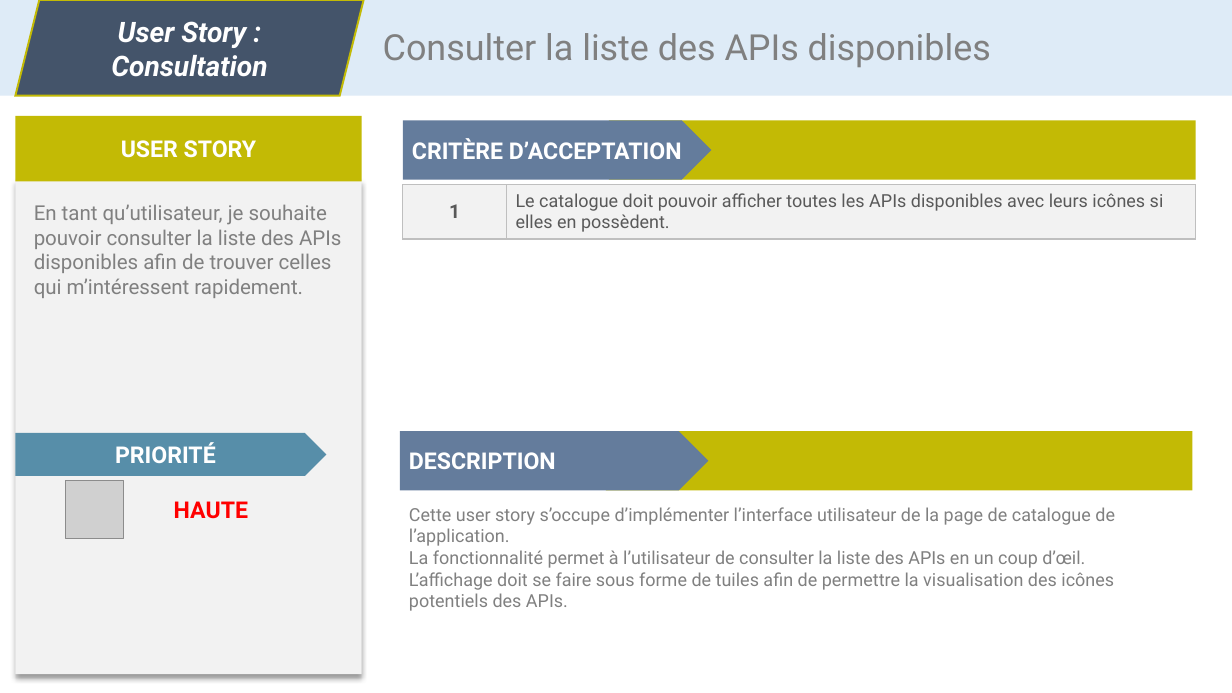
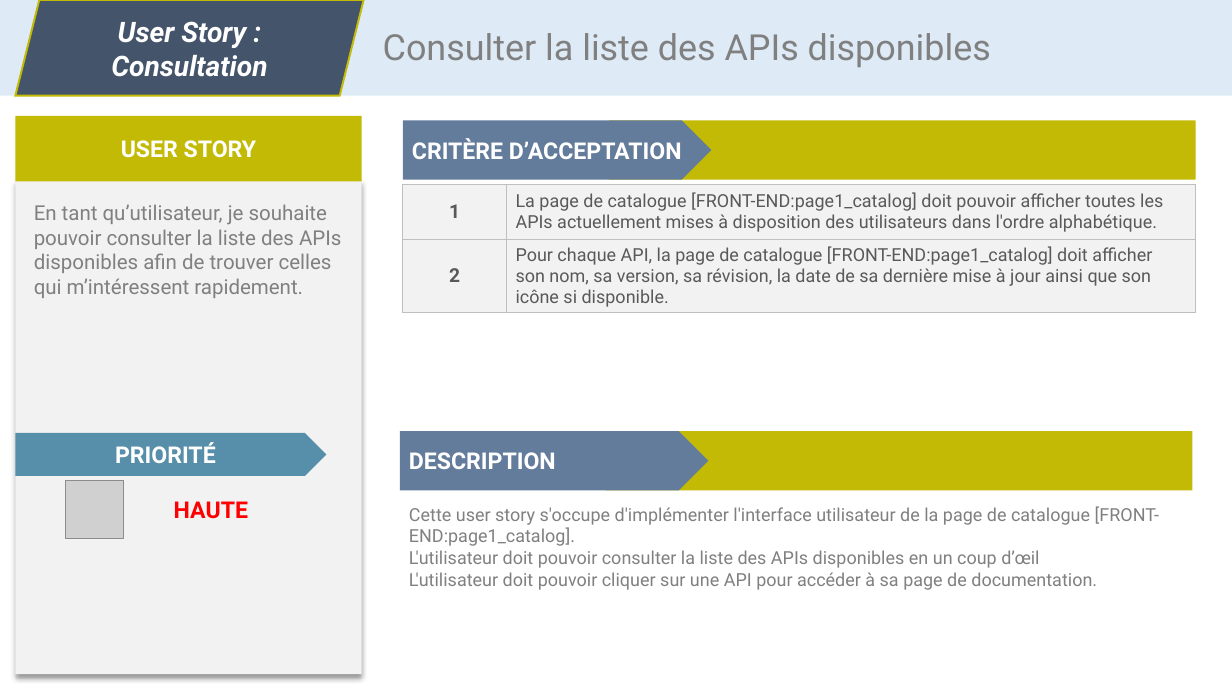
Before and after one commit to CC4K/api-catalog-development, a slide deck: slide 1 of reports/S3-User-Stories/user-stories-dev.odp. Drawn at 1232x693 pixels with LibreOffice and Linux fonts; fonts in the diff are those of the drawing; grey boxes stand for pictures. Boxes give left, top, right and bottom in pixels: in the first picture for what was removed or moved away, otherwise in the second. Text is boxed around its words. In the diff, an @@ line names an element or a change of style, - is before the commit and + after.

Commit message:
MORE User Stories: now in PPT AND in report + Glossary

```diff
--- a/reports/S3-User-Stories/user-stories-dev.odp
+++ b/reports/S3-User-Stories/user-stories-dev.odp
@@ table removed at [403,185,1195,239], 1 rows, 2 columns @@
-1 | Le catalogue doit pouvoir afficher toutes les APIs disponibles avec leurs icônes si elles en possèdent.
@@ table added at [403,185,1195,313], 2 rows, 2 columns @@
+1 | La page de catalogue [FRONT-END:page1_catalog] doit pouvoir afficher toutes les APIs actuellement mises à disposition des utilisateurs dans l'ordre alphabétique.
+2 | Pour chaque API, la page de catalogue [FRONT-END:page1_catalog] doit afficher son nom, sa version, sa révision, la date de sa dernière mise à jour ainsi que son icône si disponible.
@@ text at [409,506,1159,590]: text changed @@
-Cette user story s’occupe d’implémenter l’interface utilisateur de la page de catalogue de l’application.
-La fonctionnalité permet à l’utilisateur de consulter la liste des APIs en un coup d’œil.
-L’affichage doit se faire sous forme de tuiles afin de permettre la visualisation des icônes potentiels des APIs.
+Cette user story s'occupe d'implémenter l'interface utilisateur de la page de catalogue [FRONT-END:page1_catalog].
+L'utilisateur doit pouvoir consulter la liste des APIs disponibles en un coup d’œil
+L'utilisateur doit pouvoir cliquer sur une API pour accéder à sa page de documentation.
```
Also in this commit, not shown: 13 other slides changed, 1 slide added, 4 other files.
